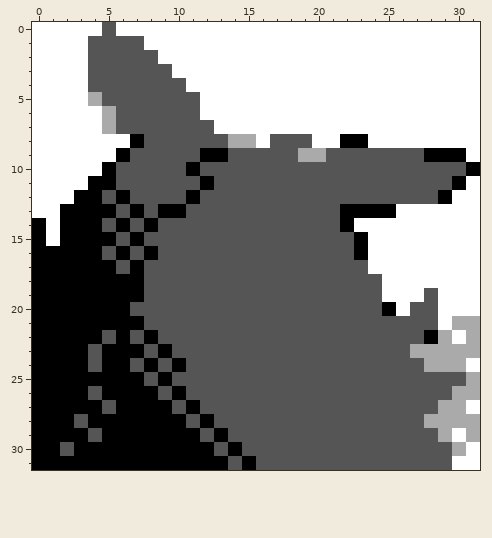
A pixel-art sprite gets an edit: gfx/pokemon/back/trubbishb.png. This is how it looked before the edit.
The file is 32x32 pixels.
After the commit:
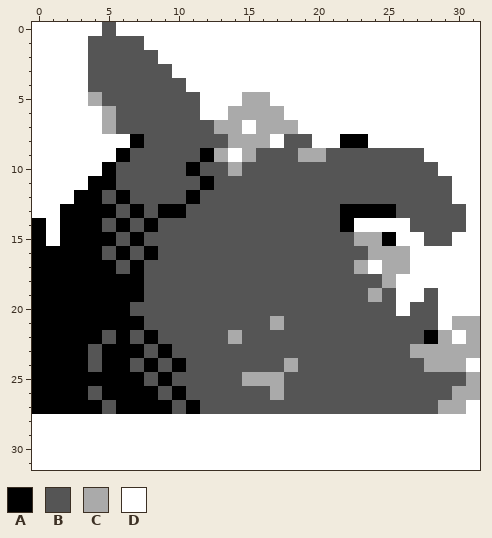
Palette (. is transparent): A #000000  B #555555  C #aaaaaa  D #ffffff
Changes in this commit:
@@ x 0..31 @@
  4 DDDDBBBBBBBDDDDDDDDDDDDDDDDDDDDD
- 5 DDDDCBBBBBBBDDDDDDDDDDDDDDDDDDDD
- 6 DDDDDCBBBBBBDDDDDDDDDDDDDDDDDDDD
- 7 DDDDDCBBBBBBBDDDDDDDDDDDDDDDDDDD
- 8 DDDDDDDABBBBBBCCDBBBDDAADDDDDDDD
- 9 DDDDDDABBBBBAABBBBBCCBBBBBBBAAAD
-10 DDDDDABBBBBABBBBBBBBBBBBBBBBBBBA
-11 DDDDAABBBBBBABBBBBBBBBBBBBBBBBAD
-12 DDDAABABBBBABBBBBBBBBBBBBBBBBADD
-13 DDAAAABABAABBBBBBBBBBBAAAADDDDDD
-14 ADAAABABABBBBBBBBBBBBBADDDDDDDDD
-15 ADAAAABABBBBBBBBBBBBBBBADDDDDDDD
-16 AAAAABABABBBBBBBBBBBBBBADDDDDDDD
-17 AAAAAABABBBBBBBBBBBBBBBBDDDDDDDD
-18 AAAAAAAABBBBBBBBBBBBBBBBBDDDDDDD
-19 AAAAAAAABBBBBBBBBBBBBBBBBDDDBDDD
-20 AAAAAAABBBBBBBBBBBBBBBBBBADBBDDD
-21 AAAAAAAABBBBBBBBBBBBBBBBBBBBBDCC
-22 AAAAABABABBBBBBBBBBBBBBBBBBBACDC
+ 5 DDDDCBBBBBBBDDDCCDDDDDDDDDDDDDDD
+ 6 DDDDDCBBBBBBDDCCCCDDDDDDDDDDDDDD
+ 7 DDDDDCBBBBBBBCCDCCCDDDDDDDDDDDDD
+ 8 DDDDDDDABBBBBBCCCDBBDDAADDDDDDDD
+ 9 DDDDDDABBBBBACDCBBBCCBBBBBBBDDDD
+10 DDDDDABBBBBABBCBBBBBBBBBBBBBBDDD
+11 DDDDAABBBBBBABBBBBBBBBBBBBBBBBDD
+12 DDDAABABBBBABBBBBBBBBBBBBBBBBBDD
+13 DDAAAABABAABBBBBBBBBBBAAAABBBBBD
+14 ADAAABABABBBBBBBBBBBBBADDDDBBBBD
+15 ADAAAABABBBBBBBBBBBBBBBCCADDBBDD
+16 AAAAABABABBBBBBBBBBBBBBBCCCDDDDD
+17 AAAAAABABBBBBBBBBBBBBBBCDCCDDDDD
+18 AAAAAAAABBBBBBBBBBBBBBBBBCDDDDDD
+19 AAAAAAAABBBBBBBBBBBBBBBBCBDDBDDD
+20 AAAAAAABBBBBBBBBBBBBBBBBBBDBBDDD
+21 AAAAAAAABBBBBBBBBCBBBBBBBBBBBDCC
+22 AAAAABABABBBBBCBBBBBBBBBBBBBACDC
 23 AAAABAAABABBBBBBBBBBBBBBBBBCCCCC
-24 AAAABAABABABBBBBBBBBBBBBBBBBCCCD
-25 AAAAAAAABABBBBBBBBBBBBBBBBBBBBBC
-26 AAAABAAAABABBBBBBBBBBBBBBBBBBBCC
+24 AAAABAABABABBBBBBBCBBBBBBBBBCCCD
+25 AAAAAAAABABBBBBCCCBBBBBBBBBBBBBC
+26 AAAABAAAABABBBBBBCBBBBBBBBBBBBCC
 27 AAAAABAAAABABBBBBBBBBBBBBBBBBCCD
-28 AAABAAAAAAABABBBBBBBBBBBBBBBCCCC
-29 AAAABAAAAAAABABBBBBBBBBBBBBBBCDC
-30 AABAAAAAAAAAABABBBBBBBBBBBBBBBCD
-31 AAAAAAAAAAAAAABABBBBBBBBBBBBBBDD
+28 DDDDDDDDDDDDDDDDDDDDDDDDDDDDDDDD
+29 DDDDDDDDDDDDDDDDDDDDDDDDDDDDDDDD
+30 DDDDDDDDDDDDDDDDDDDDDDDDDDDDDDDD
+31 DDDDDDDDDDDDDDDDDDDDDDDDDDDDDDDD
